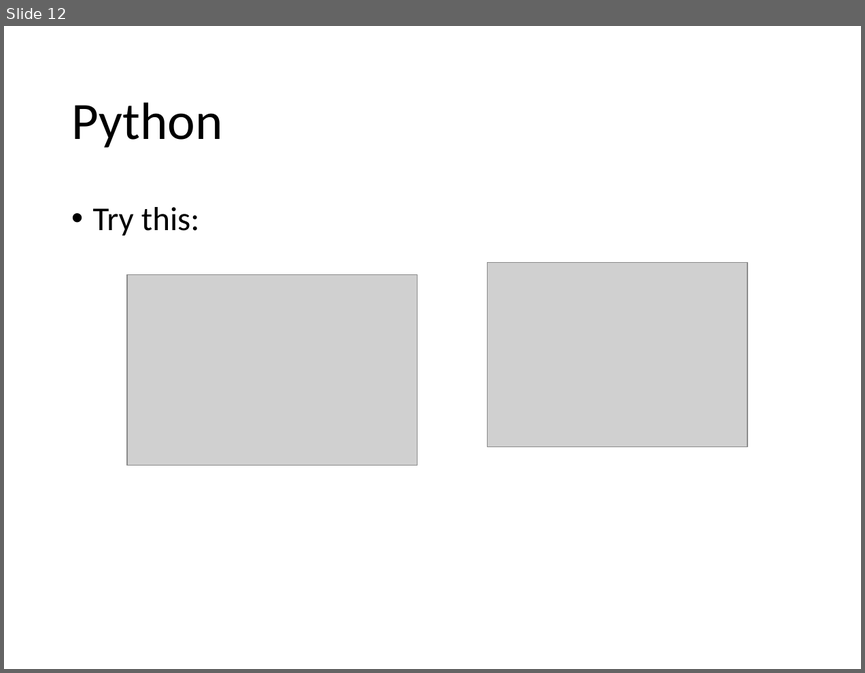
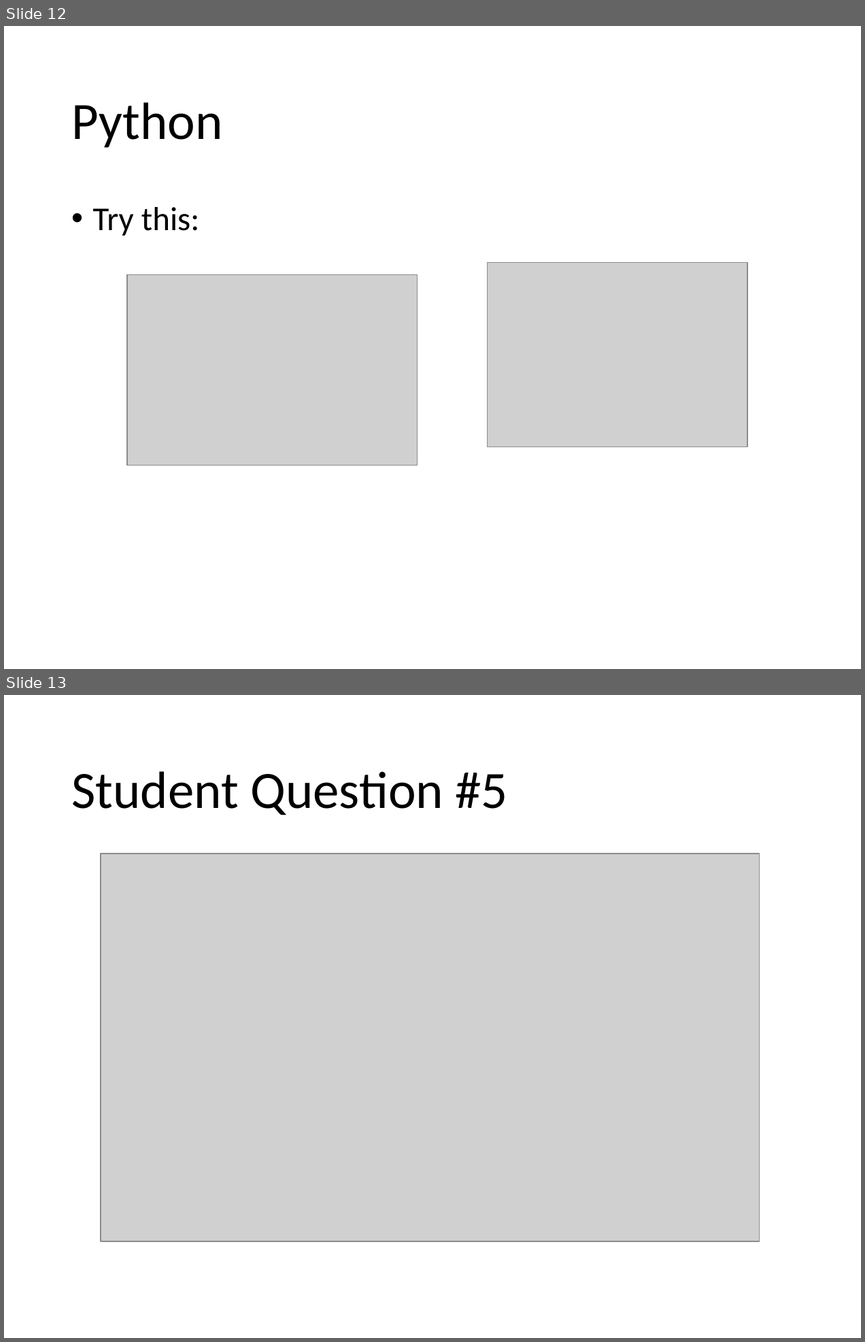
Before and after one commit to Greg5519/ICS3C0, a slide deck: Topic B Programming Skills/B.7 Lesson - ASCII Encoding.pptx. Shown one above the other, each under a label of ours: slide 12 before the commit, slides 12 and 13 after it. The pictures are 865x673 and 865x1342 pixels, drawn with LibreOffice and Linux fonts; fonts in the diff are those of the drawing; grey boxes stand for pictures. Boxes give left, top, right and bottom in pixels: in the first picture for what was removed or moved away, otherwise in the second. Text is boxed around its words. In the diff, an @@ line names an element or a change of style, - is before the commit and + after.

```diff
--- a/Topic B Programming Skills/B.7 Lesson - ASCII Encoding.pptx
+++ b/Topic B Programming Skills/B.7 Lesson - ASCII Encoding.pptx
@@ slide 13 added at box(4, 695, 861, 1338), background #FFFFFF @@
@@ title added at box(71, 771, 507, 815), 44 pt, text #000000 @@
+Student Question #5
@@ picture added at box(101, 853, 759, 1241) @@
```
Also in this commit, not shown: 1 other slide added.
